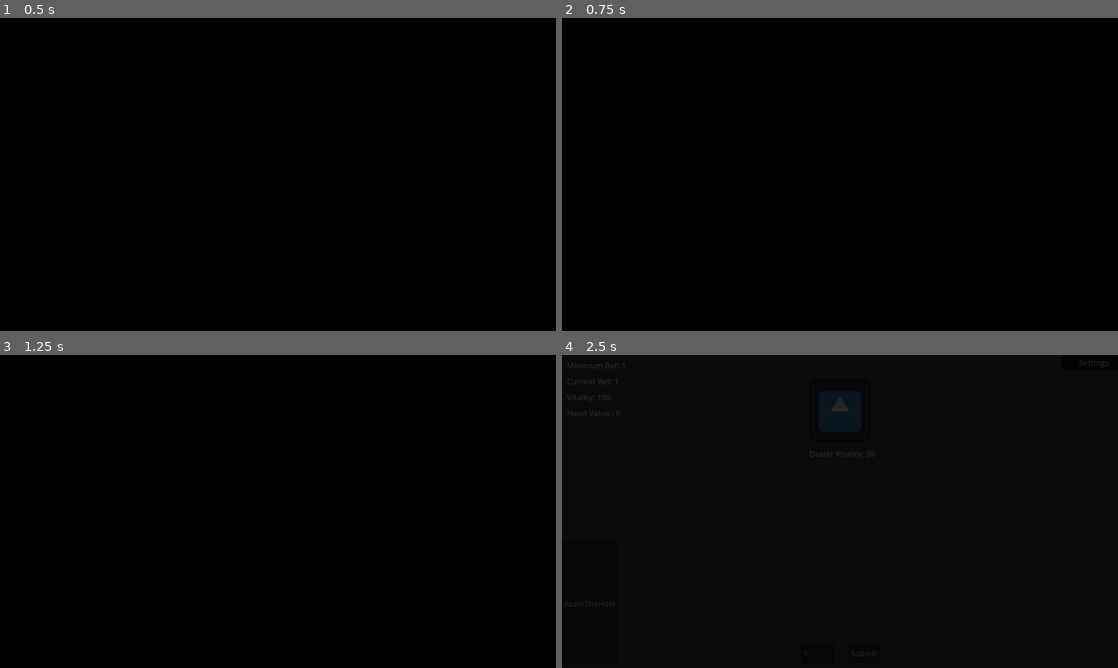
Above: before the commit, frames 1-4 (two rows, left to right).
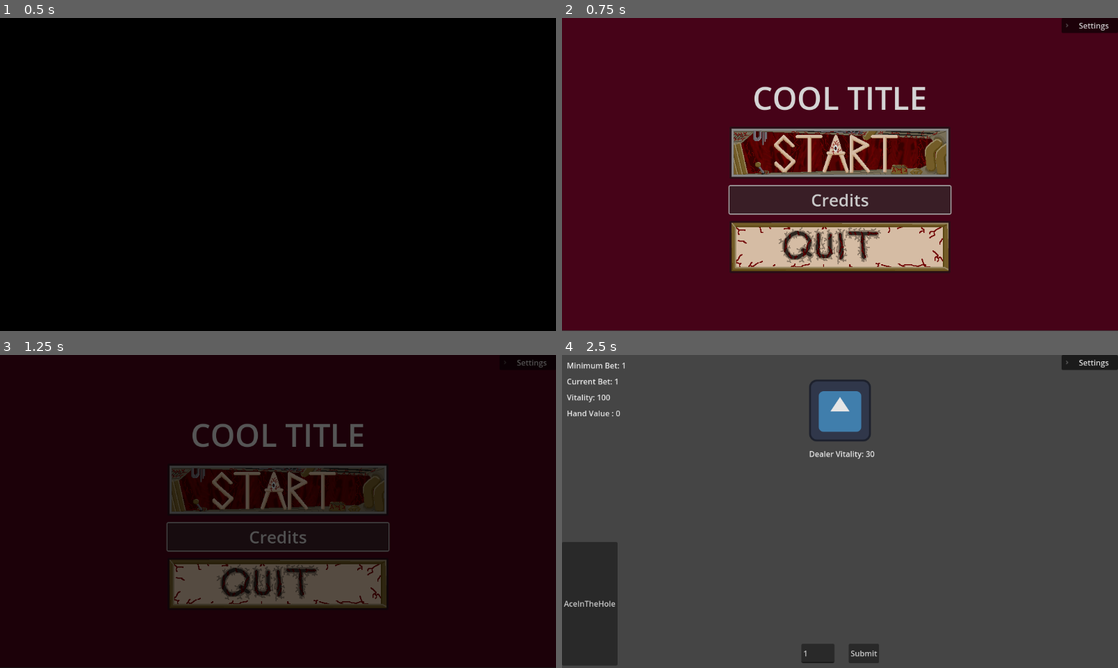
Above: after the commit, the same moments.

Repository: ZaneSoCool/GDaM-Mega-Collab-Fall-2025
Game: Godot game, scene res://Scenes/Menu.tscn
Same seed, same stepped clock (60 frames per second), same inputs: the game is played once before the commit and once after it. The engine's default icon, where the game draws it, is replaced by a stand-in: a white triangle on a blue panel in a dark square.
Inputs (mouse positions are in pixels of both pictures, inside the frame that each line leads up to; where the layout moved, square brackets give the same spot in the first picture):
- Up to frame 1 (0.5 s): no input
- Up to frame 2 (0.75 s): click (840, 199) at 0.5 s, where only the run after the commit has a clickable "Credits"
- Up to frame 3 (1.25 s): no input
- Up to frame 4 (2.5 s): click (840, 489) [840, 502] at 1.25 s; click (840, 502) at 2.02 s

Frame 1 is identical in both runs. In frame 2, 100% of the frame differs, in the area x 0-100%, y 0-100%; in frame 3, 94%; in frame 4, 100%.

Commit message:
added credits menu (names still needed)

Diff:
--- a/Scenes/Menu.tscn
+++ b/Scenes/Menu.tscn
@@ -27,32 +27,40 @@
 mouse_filter = 2
 texture = ExtResource("3_ylpcl")
 
-[node name="Title" type="Label" parent="."]
-layout_mode = 0
-offset_left = 400.0
-offset_top = 110.0
-offset_right = 761.0
-offset_bottom = 240.0
+[node name="VBoxContainer" type="VBoxContainer" parent="."]
+layout_mode = 1
+anchors_preset = 13
+anchor_left = 0.5
+anchor_right = 0.5
+anchor_bottom = 1.0
+offset_left = -229.0
+offset_right = 229.0
+grow_horizontal = 2
+grow_vertical = 2
+theme_override_constants/separation = 15
+alignment = 1
+
+[node name="Title" type="Label" parent="VBoxContainer"]
+layout_mode = 2
 text = "COOL TITLE"
 label_settings = SubResource("LabelSettings_uubjt")
+horizontal_alignment = 1
 
-[node name="StartButton" type="Button" parent="."]
-layout_mode = 0
-offset_left = 350.0
-offset_top = 250.0
-offset_right = 800.0
-offset_bottom = 350.0
+[node name="StartButton" type="Button" parent="VBoxContainer"]
+layout_mode = 2
 theme = ExtResource("2_5yleq")
 icon = ExtResource("4_ma218")
 
-[node name="QuitButton" type="Button" parent="."]
-layout_mode = 0
-offset_left = 350.0
-offset_top = 450.0
-offset_right = 800.0
-offset_bottom = 550.0
+[node name="CreditsButton" type="Button" parent="VBoxContainer"]
+layout_mode = 2
+theme = ExtResource("2_5yleq")
+text = "Credits"
+
+[node name="QuitButton" type="Button" parent="VBoxContainer"]
+layout_mode = 2
 theme = ExtResource("2_5yleq")
 icon = ExtResource("5_idohh")
 
-[connection signal="pressed" from="StartButton" to="." method="_on_button_pressed"]
-[connection signal="pressed" from="QuitButton" to="." method="_on_button_2_pressed"]
+[connection signal="pressed" from="VBoxContainer/StartButton" to="." method="_on_button_pressed"]
+[connection signal="pressed" from="VBoxContainer/CreditsButton" to="." method="_on_credits_button_pressed"]
+[connection signal="pressed" from="VBoxContainer/QuitButton" to="." method="_on_button_2_pressed"]
--- /dev/null
+++ b/Scenes/credits.tscn
@@ -0,0 +1,128 @@
+[gd_scene load_steps=4 format=3 uid="uid://btoxoecravfo4"]
+
+[ext_resource type="Script" uid="uid://yd37x11r4wxj" path="res://Scripts/credits.gd" id="1_ccovl"]
+[ext_resource type="Texture2D" uid="uid://dsl0ajnhvrc1w" path="res://Assets/Textures/Solid Colour - Burgundy Red.jpg" id="2_uah1q"]
+[ext_resource type="Theme" uid="uid://2y7w663pawyl" path="res://menubuttontheme.tres" id="3_7emq5"]
+
+[node name="Credits" type="Control"]
+layout_mode = 3
+anchors_preset = 15
+anchor_right = 1.0
+anchor_bottom = 1.0
+grow_horizontal = 2
+grow_vertical = 2
+mouse_filter = 2
+script = ExtResource("1_ccovl")
+
+[node name="BG" type="TextureRect" parent="."]
+z_index = -2
+layout_mode = 0
+offset_right = 1153.0
+offset_bottom = 647.0
+mouse_filter = 2
+texture = ExtResource("2_uah1q")
+
+[node name="VBoxContainer" type="VBoxContainer" parent="."]
+layout_mode = 1
+anchors_preset = 10
+anchor_right = 1.0
+offset_bottom = 146.0
+grow_horizontal = 2
+theme_override_constants/separation = 17
+alignment = 1
+
+[node name="Director" type="Label" parent="VBoxContainer"]
+layout_mode = 2
+theme_override_font_sizes/font_size = 40
+text = "Director"
+horizontal_alignment = 1
+
+[node name="Zane" type="HBoxContainer" parent="VBoxContainer"]
+layout_mode = 2
+theme_override_constants/separation = 15
+alignment = 1
+
+[node name="Label" type="Label" parent="VBoxContainer/Zane"]
+layout_mode = 2
+theme_override_font_sizes/font_size = 30
+text = "Zane Pederson"
+
+[node name="Link" type="LinkButton" parent="VBoxContainer/Zane"]
+layout_mode = 2
+size_flags_horizontal = 4
+size_flags_vertical = 4
+theme_override_font_sizes/font_size = 20
+text = "Itch.io"
+underline = 1
+uri = "https://zane-make-game.itch.io/"
+
+[node name="HBoxContainer" type="HBoxContainer" parent="."]
+layout_mode = 0
+offset_top = 113.0
+offset_right = 1152.0
+offset_bottom = 591.0
+theme_override_constants/separation = 150
+alignment = 1
+
+[node name="VBoxContainer" type="VBoxContainer" parent="HBoxContainer"]
+layout_mode = 2
+theme_override_constants/separation = 15
+alignment = 1
+
+[node name="Art" type="Label" parent="HBoxContainer/VBoxContainer"]
+layout_mode = 2
+theme_override_font_sizes/font_size = 40
+text = "Art"
+horizontal_alignment = 1
+
+[node name="Music" type="Label" parent="HBoxContainer/VBoxContainer"]
+layout_mode = 2
+theme_override_font_sizes/font_size = 40
+text = "Music"
+horizontal_alignment = 1
+
+[node name="VBoxContainer2" type="VBoxContainer" parent="HBoxContainer"]
+layout_mode = 2
+theme_override_constants/separation = 15
+alignment = 1
+
+[node name="Programing" type="Label" parent="HBoxContainer/VBoxContainer2"]
+layout_mode = 2
+theme_override_font_sizes/font_size = 40
+text = "Programming"
+horizontal_alignment = 1
+
+[node name="Writing" type="Label" parent="HBoxContainer/VBoxContainer2"]
+layout_mode = 2
+theme_override_font_sizes/font_size = 40
+text = "Writing"
+horizontal_alignment = 1
+
+[node name="VBoxContainer3" type="VBoxContainer" parent="HBoxContainer"]
+layout_mode = 2
+theme_override_constants/separation = 15
+alignment = 1
+
+[node name="Design" type="Label" parent="HBoxContainer/VBoxContainer3"]
+layout_mode = 2
+theme_override_font_sizes/font_size = 40
+text = "Design"
+horizontal_alignment = 1
+
+[node name="menu" type="Button" parent="."]
+layout_mode = 1
+anchors_preset = 7
+anchor_left = 0.5
+anchor_top = 1.0
+anchor_right = 0.5
+anchor_bottom = 1.0
+offset_left = -576.0
+offset_top = -57.0
+offset_right = 576.0
+grow_horizontal = 2
+grow_vertical = 0
+theme = ExtResource("3_7emq5")
+text = "Menu"
+
+[connection signal="pressed" from="menu" to="." method="_on_button_2_pressed"]
+[connection signal="pressed" from="menu" to="." method="_on_menu_pressed"]
--- /dev/null
+++ b/Scripts/credits.gd
@@ -0,0 +1,5 @@
+extends Control
+
+
+func _on_menu_pressed() -> void:
+	SceneTransition.change_scene_to("res://Scenes/Menu.tscn")
--- a/Scripts/menuscript.gd
+++ b/Scripts/menuscript.gd
@@ -8,3 +8,6 @@
 
 func _on_button_2_pressed() -> void:
 	get_tree().quit()
+
+func _on_credits_button_pressed() -> void:
+	SceneTransition.change_scene_to("res://Scenes/credits.tscn")
Not shown, added: Scripts/credits.gd.uid
